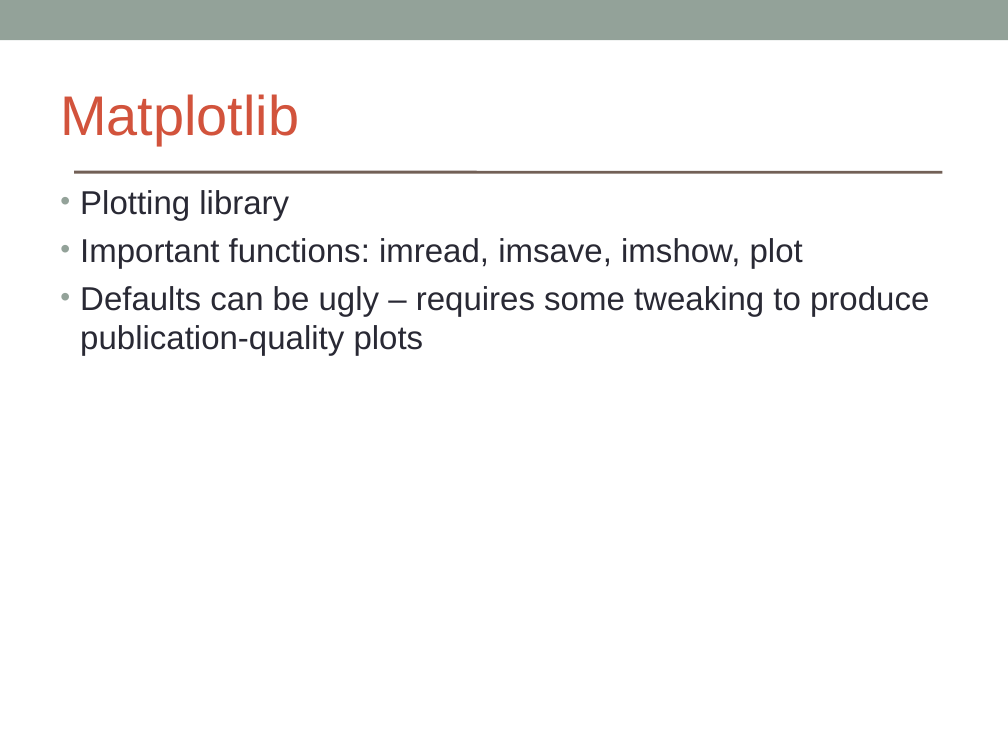
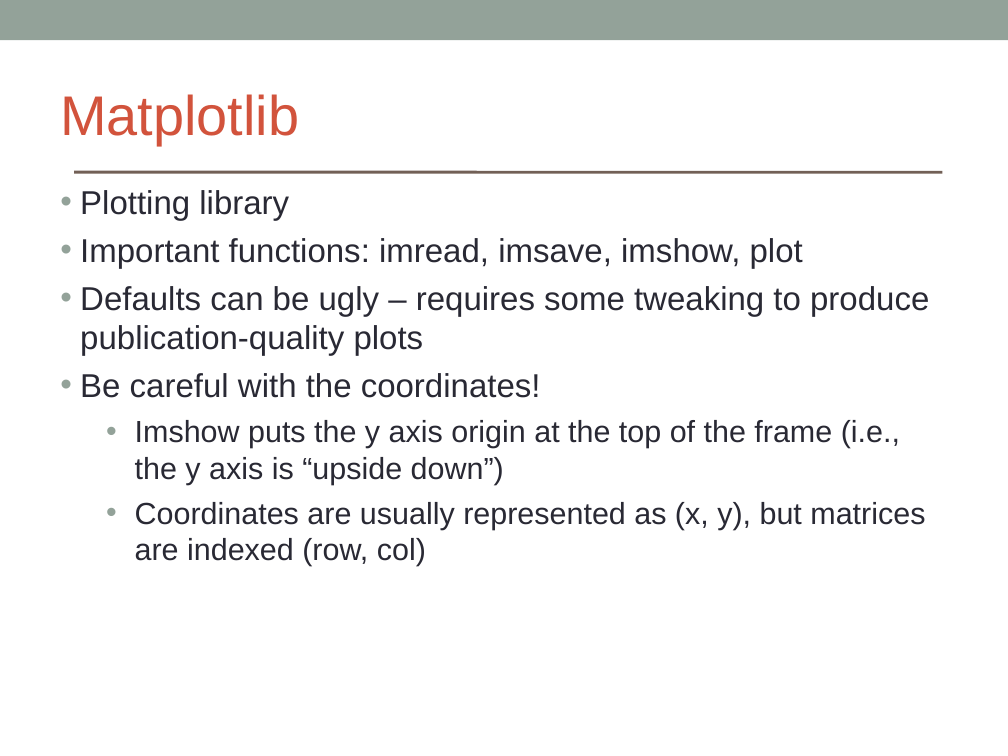
Before and after one commit to brikeats/Image-Analysis-in-Python, a slide deck: slide 8 of ImageAnalysisPython.ppt. Drawn at 1008x756 pixels with LibreOffice and Linux fonts; fonts in the diff are those of the drawing. Boxes give left, top, right and bottom in pixels: in the first picture for what was removed or moved away, otherwise in the second. Text is boxed around its words. In the diff, an @@ line names an element or a change of style, - is before the commit and + after.

```diff
--- a/ImageAnalysisPython.ppt
+++ b/ImageAnalysisPython.ppt
@@ text at bbox=[80, 373, 925, 566]: paragraphs added @@
+• Be careful with the coordinates!
+  • Imshow puts the y axis origin at the top of the frame (i.e., the y axis is “upside down”)
+  • Coordinates are usually represented as (x, y), but matrices are indexed (row, col)
```
Also in this commit, not shown: 6 other slides changed, 2 other files.
